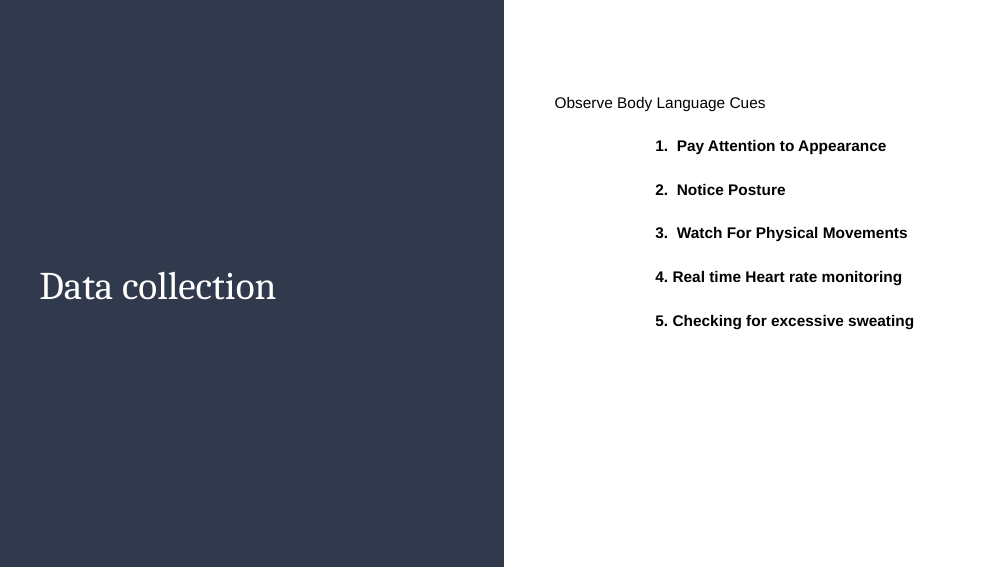
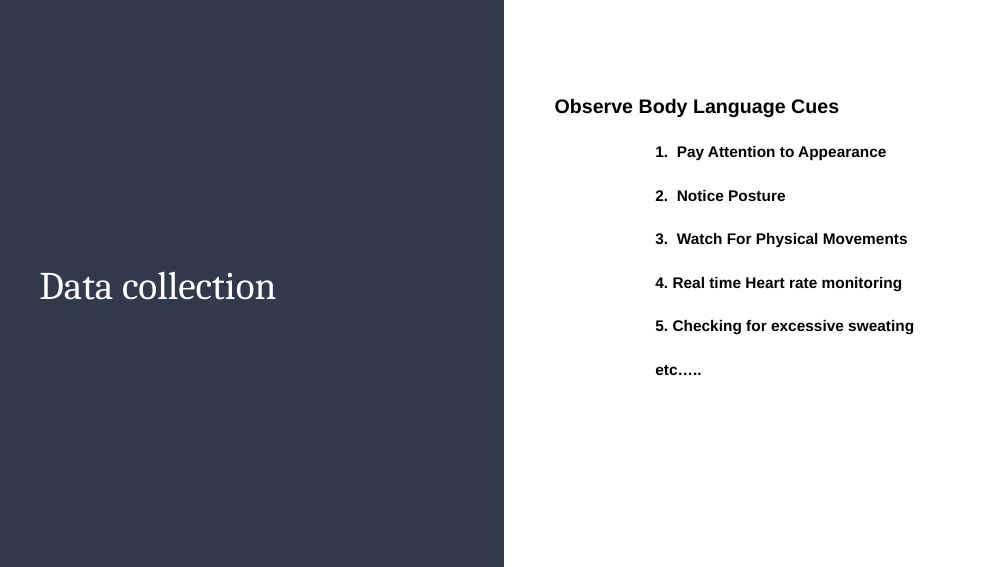
Before and after one commit to Alpha-Team-mits/LevelOne, a slide deck: slide 6 of Portfolio.pptx. Drawn at 1008x567 pixels with LibreOffice and Linux fonts; fonts in the diff are those of the drawing. Boxes give left, top, right and bottom in pixels: in the first picture for what was removed or moved away, otherwise in the second. Text is boxed around its words. In the diff, an @@ line names an element or a change of style, - is before the commit and + after.

```diff
--- a/Portfolio.pptx
+++ b/Portfolio.pptx
@@ text at (555,98,914,335): size 11 to 14 pt, bold on in "Observe Body Language Cues"; less space between paragraphs @@
@@ text at (655,365,701,375): paragraph added @@
+etc…..
```
Also in this commit, not shown: 2 other slides changed, 1 slide added, 1 slide removed, 2 other files.
